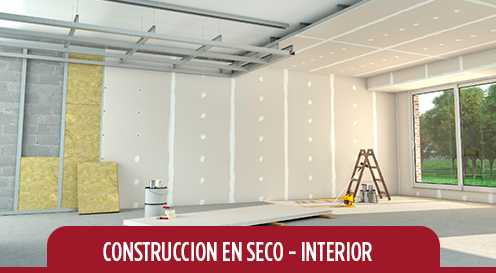
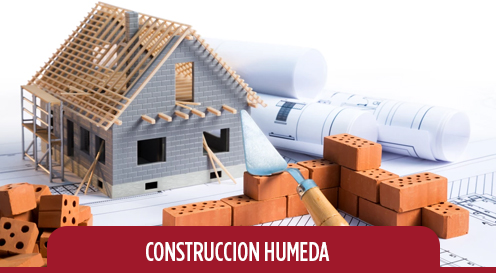
Comparing the layer stacks of the two 496 × 273 images. Changes:
renamed "CONSTRUCCION EN SECO - INTERIOR" to "CONSTRUCCION HUMEDA", painted on it over [103, 242, 372, 261]
added layer "tradicional" above "Capa 2" over [0, 0, 496, 267]
